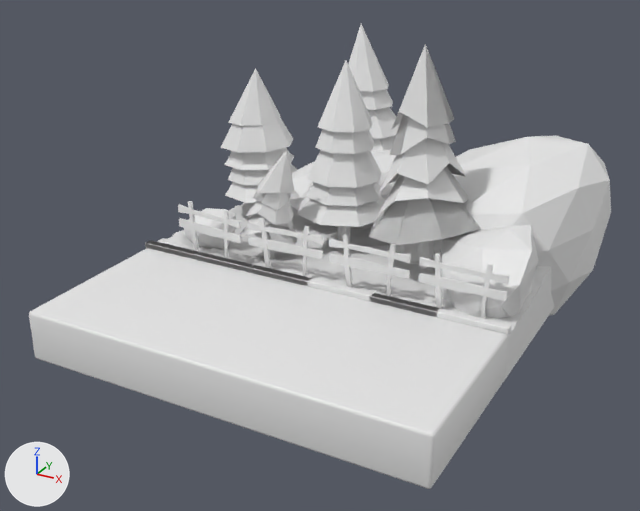
A saved change to the Blender file Park.blend.
The view is the same before and after, from a 50 mm camera at (3.85, -7.02, 3.76) aimed at (-0.07, 0.11, 0.2). The axes (+X, +Y, +Z) are drawn at lower left. The lights are the same throughout.

Names of what the first picture shows: 'Cit', 'Cit.003', 'Kaldırım', 'Kaya1', 'TasZemin', 'TemelAgac', 'TemelAgac.001', 'TemelAgac.002', 'TemelAgac.003', 'TemelAgac.004', 'ToprakZemin', 'kaya3'.
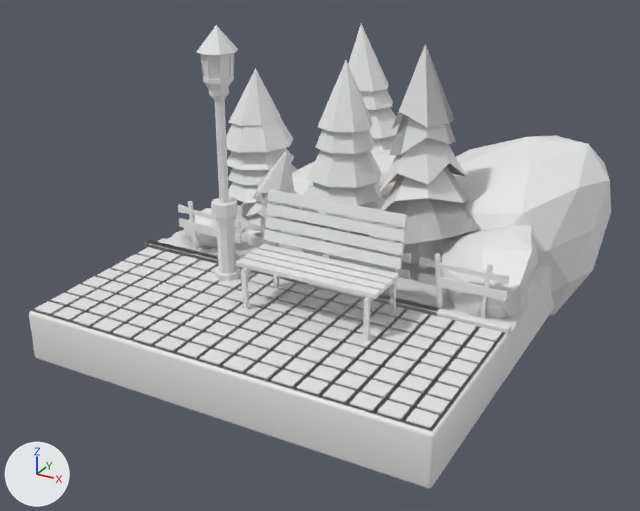
Pixel boxes (x1, y1, x2, y2) of what changed, in the pictures (640 x 511 px):
'TasZemin.001', added: after (33, 247, 504, 430)
'Plane', added: after (236, 189, 408, 341)
'Circle', added: after (197, 25, 241, 282)
'TasZemin', unchanged, covered by the edit: before (29, 248, 508, 489); after (29, 310, 508, 489)
'Cit.003', unchanged, covered by the edit: before (329, 234, 411, 297); after (329, 240, 411, 296)
'Cit.002', unchanged, covered by the edit: before (248, 218, 324, 277); after (248, 218, 324, 257)

Patch to the scene script:
```diff
--- a/Park.blend.py
+++ b/Park.blend.py
@@ me_circle @@
+me_circle.from_pydata(...)  # 585 vertices, 584 faces; spans x -1.5..1.5, y -1.5..1.5, z 0.0..17.9
@@ me_plane_002 @@
+me_plane_002.from_pydata(...)  # 2500 vertices, 2498 faces; spans x -2.1..1.84, y -1.95..-0.28, z -0.11..-0.1
@@ me_plane_003 @@
+me_plane_003.from_pydata(...)  # 184 vertices, 164 faces; spans x -0.103..1.297, y -0.56..0.126, z 0.0..0.993
@@ ob_circle @@
+ob_circle = bpy.data.objects.new('Circle', me_circle)
+ob_circle.location = (-0.806, -0.458, 0.0)
+ob_circle.scale = (0.125, 0.138, 0.138)
@@ ob_taszemin_001 @@
+ob_taszemin_001 = bpy.data.objects.new('TasZemin.001', me_plane_002)
+ob_taszemin_001.location = (0.132, 0.022, 0.144)
@@ ob_plane @@
+ob_plane = bpy.data.objects.new('Plane', me_plane_003)
+ob_plane.location = (-0.253, -0.435, 0.0)
```
